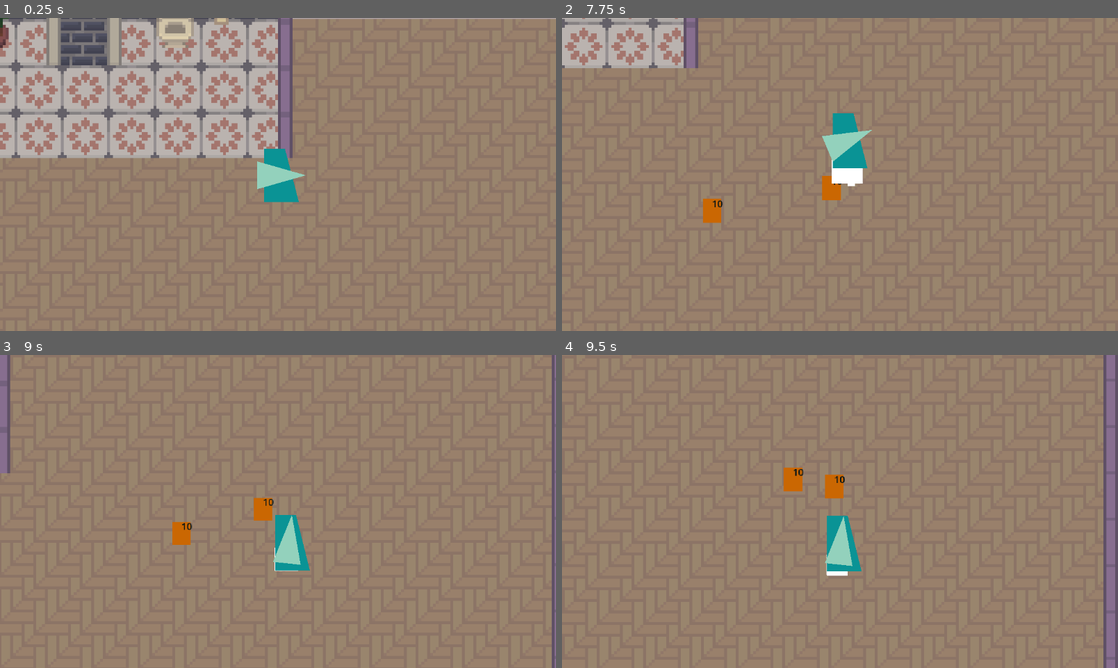
Above: before the commit, frames 1-4 (two rows, left to right).
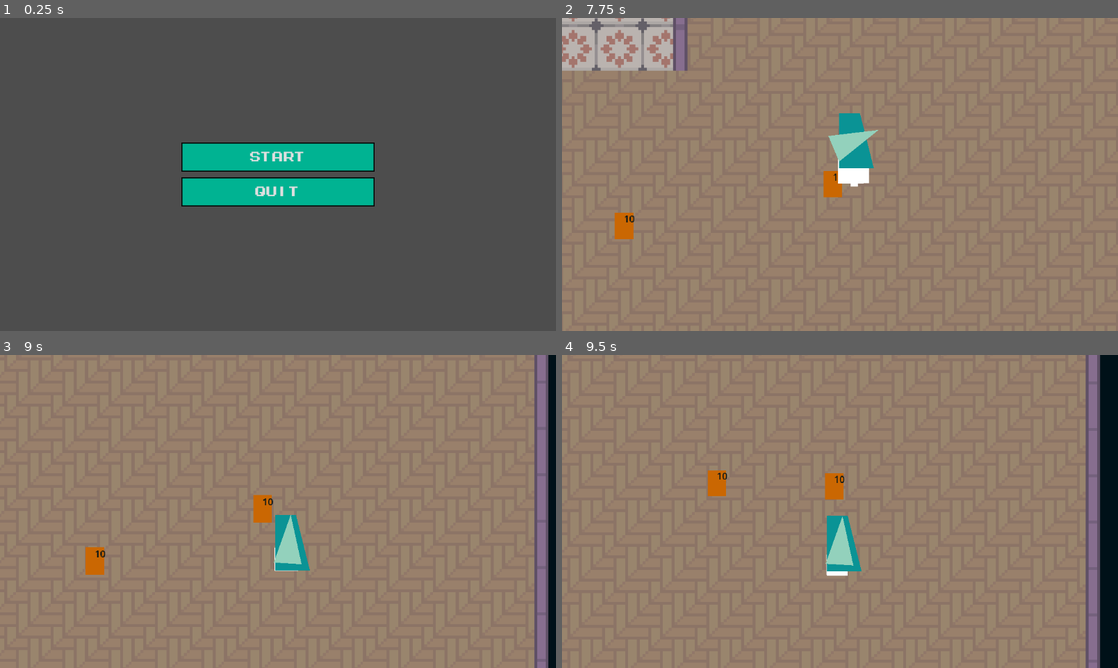
Above: after the commit, the same moments.

Repository: xntle/mom-fury
Game: Godot game, scene res://scenes/main_menu.tscn
The game is run twice, just before and just after one commit, with the same random seed, the same clock (stepped at 60 frames per second) and the same inputs. Before the commit the project starts from res://scenes/game.tscn. Sound files missing from this copy of the repository are replaced by a short silence.
Inputs (mouse positions are in pixels of both pictures, inside the frame that each line leads up to):
- Up to frame 1 (0.25 s): no input
- Up to frame 2 (7.75 s): click (840, 155) at 0.5 s, where only the run after the commit has a clickable "Start"; move the mouse to (962, 158) at 1.27 s; hold D (move_right) 1.28-2.03 s; tap R (roll) every 1.5 s from 1.35 to 7.35 s; move the mouse to (728, 190) at 2.02 s; hold S (move_down) 2.03-2.78 s; click (728, 190) at 2.1 s; move the mouse to (895, 105) at 2.77 s; hold D (move_right) 2.78-3.53 s; move the mouse to (812, 237) at 3.52 s; hold W (move_up) 3.53-4.28 s; click (812, 237) at 3.6 s; move the mouse to (1006, 221) at 4.27 s; hold A (move_left) 4.28-5.78 s; move the mouse to (673, 127) at 5.02 s; click (673, 127) at 5.1 s; move the mouse to (867, 174) at 5.77 s; hold S (move_down) 5.78-6.53 s; move the mouse to (756, 96) at 6.52 s; hold D (move_right) 6.53-7.28 s; click (756, 96) at 6.6 s; move the mouse to (962, 158) at 7.27 s; hold W (move_up) from 7.28 s (still down)
- Up to frame 3 (9 s): move the mouse to (166, 527) at 8.02 s; release W (move_up) at 8.03 s; hold D (move_right) 8.03-8.78 s; click (166, 527) at 8.1 s; move the mouse to (333, 442) at 8.77 s; hold S (move_down) from 8.78 s (still down); tap R (roll) at 8.85 s
- Up to frame 4 (9.5 s): keep holding S (move_down)

The runs differ from the first frame. In frame 1, 99% of the frame differs, in the area x 0-100%, y 0-100%; in frame 2, 3.9%; in frame 3, 5.2%; in frame 4, 6.4%.

Commit message:
made a main menu
need to add background n stuff

Diff:
--- a/project.godot
+++ b/project.godot
@@ -11,7 +11,7 @@
 [application]
 
 config/name="Top Down Template 2d"
-run/main_scene="res://scenes/game.tscn"
+run/main_scene="uid://bx5sfdkuiiui3"
 config/features=PackedStringArray("4.5", "GL Compatibility")
 config/icon="res://icon.svg"
 
--- /dev/null
+++ b/scenes/main_menu.tscn
@@ -0,0 +1,73 @@
+[gd_scene load_steps=6 format=3 uid="uid://bx5sfdkuiiui3"]
+
+[ext_resource type="Script" uid="uid://dr2m8phsqnm2k" path="res://scripts/main_menu.gd" id="1_l6cm7"]
+[ext_resource type="FontFile" uid="uid://box1b2tla1jkp" path="res://assets/fonts/MegamaxJonathanToo-YqOq2.ttf" id="2_ekxnf"]
+
+[sub_resource type="StyleBoxFlat" id="StyleBoxFlat_vue75"]
+bg_color = Color(0, 0.7009996, 0.5718057, 1)
+border_width_left = 2
+border_width_top = 2
+border_width_right = 2
+border_width_bottom = 2
+border_color = Color(0, 0, 0, 1)
+
+[sub_resource type="StyleBoxFlat" id="StyleBoxFlat_l6cm7"]
+bg_color = Color(0, 0.36273333, 0.29131663, 1)
+border_width_left = 5
+border_width_top = 5
+border_width_right = 5
+border_width_bottom = 5
+border_color = Color(0, 0, 0, 1)
+
+[sub_resource type="StyleBoxFlat" id="StyleBoxFlat_ekxnf"]
+bg_color = Color(0, 0.7009996, 0.5718057, 1)
+border_color = Color(0, 0, 0, 1)
+corner_radius_top_left = 5
+corner_radius_top_right = 5
+corner_radius_bottom_right = 5
+corner_radius_bottom_left = 5
+
+[node name="Main Menu" type="Control"]
+layout_mode = 3
+anchors_preset = 15
+anchor_right = 1.0
+anchor_bottom = 1.0
+grow_horizontal = 2
+grow_vertical = 2
+script = ExtResource("1_l6cm7")
+
+[node name="VBoxContainer" type="VBoxContainer" parent="."]
+custom_minimum_size = Vector2(400, 0)
+layout_mode = 1
+anchors_preset = 8
+anchor_left = 0.5
+anchor_top = 0.5
+anchor_right = 0.5
+anchor_bottom = 0.5
+offset_left = -20.0
+offset_top = -20.0
+offset_right = 20.0
+offset_bottom = 20.0
+grow_horizontal = 2
+grow_vertical = 2
+theme_override_constants/separation = 12
+
+[node name="StartButton" type="Button" parent="VBoxContainer"]
+custom_minimum_size = Vector2(0, 60)
+layout_mode = 2
+theme_override_fonts/font = ExtResource("2_ekxnf")
+theme_override_font_sizes/font_size = 32
+theme_override_styles/normal = SubResource("StyleBoxFlat_vue75")
+theme_override_styles/pressed = SubResource("StyleBoxFlat_l6cm7")
+theme_override_styles/hover = SubResource("StyleBoxFlat_ekxnf")
+text = "Start"
+
+[node name="QuitButton" type="Button" parent="VBoxContainer"]
+custom_minimum_size = Vector2(0, 60)
+layout_mode = 2
+theme_override_fonts/font = ExtResource("2_ekxnf")
+theme_override_font_sizes/font_size = 32
+theme_override_styles/normal = SubResource("StyleBoxFlat_vue75")
+theme_override_styles/pressed = SubResource("StyleBoxFlat_l6cm7")
+theme_override_styles/hover = SubResource("StyleBoxFlat_ekxnf")
+text = "QUIT"
--- /dev/null
+++ b/scripts/main_menu.gd
@@ -0,0 +1,12 @@
+extends Control
+
+func _ready():
+	# adjust node paths if your names differ
+	$VBoxContainer/StartButton.pressed.connect(_on_start_pressed)
+	$VBoxContainer/QuitButton.pressed.connect(_on_quit_pressed)
+
+func _on_start_pressed():
+	get_tree().change_scene_to_file("res://scenes/game.tscn") # <-- your game scene path
+
+func _on_quit_pressed():
+	get_tree().quit()
Binary file added: assets/fonts/MegamaxJonathanToo-YqOq2.ttf
Not shown, added: assets/fonts/MegamaxJonathanToo-YqOq2.ttf.import
Not shown, added: scripts/main_menu.gd.uid
Not shown, added: assets/.DS_Store
